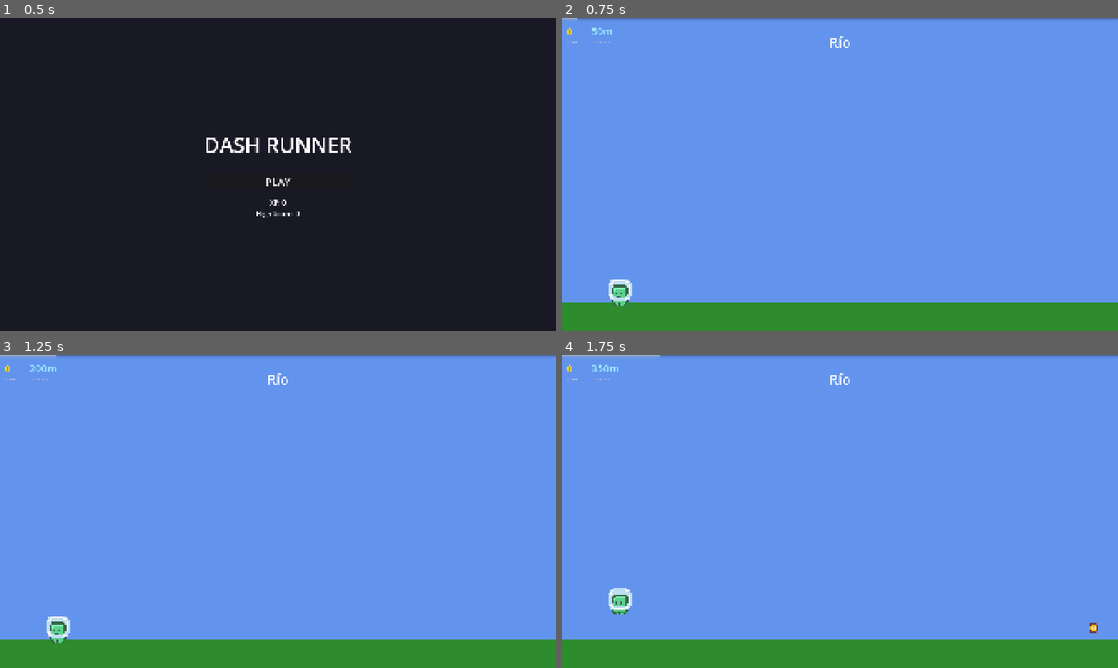
Above: before the commit, frames 1-4 (two rows, left to right).
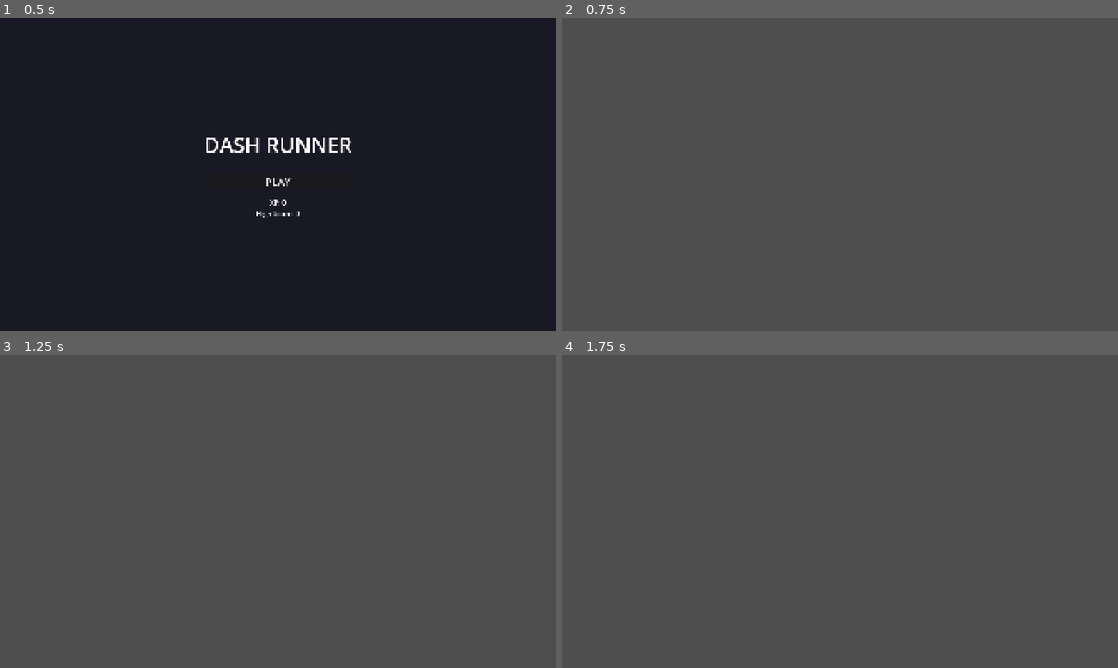
Above: after the commit, the same moments.

Repository: neoasistant-bot/runner-godot
Game: Godot game, scene res://scenes/main_menu.tscn
The game is run twice, just before and just after one commit, with the same random seed, the same clock (stepped at 60 frames per second) and the same inputs.
Inputs (mouse positions are in pixels of both pictures, inside the frame that each line leads up to):
- Up to frame 1 (0.5 s): no input
- Up to frame 2 (0.75 s): click "PLAY" at 0.5 s
- Up to frame 3 (1.25 s): no input
- Up to frame 4 (1.75 s): tap Enter at 1.25 s; move the mouse to (962, 495) at 1.27 s; hold D (move_right) from 1.28 s (still down); click (962, 495) at 1.42 s; tap W (move_up) at 1.52 s

Frame 1 is identical in both runs. In frame 2, 100% of the frame differs, in the area x 0-100%, y 0-100%; in frame 3, 100%; in frame 4, 100%.
Error after the commit: Parse Error: Function "_ready" has the same name as a previously declared function. (res://scripts/projectile.gd:25)

Commit message:
feat(combat): progresión escalonada por fases + power-ups (attack_speed, big_sword, laser)
- GameManager: enum DifficultyPhase (6 fases), señal phase_changed, get_phase()
- EnemySpawner: respeta fases (solo enemigos en Fase 3+, mix progresivo)
- HazardSpawner: solo activo en Fase 2+ (HAZARDS)
- PowerUpManager: autoload, gestiona power-up activo, señales activated/expired
- PowerUp base: Area2D recolectable con animación idle
- PowerUpSpawner: spawn random cada 20-35s en Fase 2+
- CombatController: cooldown reducido con attack_speed
- MeleeAttack: scale x1.8 con big_sword
- Projectile: laser atraviesa hasta 3 enemigos (cyan)
- Level: mensaje visual al cambiar de fase, PowerUpSpawner integrado
- project.godot: PowerUpManager registrado como autoload

Diff:
--- a/project.godot
+++ b/project.godot
@@ -20,6 +20,7 @@
 GameManager="*res://scripts/game_manager.gd"
 SwipeDetector="*res://scripts/swipe_detector.gd"
 TransitionManager="*res://scripts/transition_manager.gd"
+PowerUpManager="*res://scripts/power_up_manager.gd"
 
 [display]
 
--- /dev/null
+++ b/scenes/hazards/lightning.tscn
@@ -0,0 +1,26 @@
+[gd_scene load_steps=4 format=3]
+
+[ext_resource type="Script" path="res://scripts/hazard_lightning.gd" id="1"]
+
+[sub_resource type="RectangleShape2D" id="hitbox_shape"]
+size = Vector2(40, 1080)
+
+[sub_resource type="RectangleShape2D" id="warning_shape"]
+size = Vector2(40, 1080)
+
+[node name="HazardLightning" type="Area2D"]
+collision_layer = 0
+collision_mask = 1
+script = ExtResource("1")
+
+[node name="Sprite" type="ColorRect" parent="."]
+offset_left = -20.0
+offset_top = 0.0
+offset_right = 20.0
+offset_bottom = 1080.0
+color = Color(0.7, 0.85, 1.0, 1.0)
+
+[node name="HitboxShape" type="CollisionShape2D" parent="."]
+shape = SubResource("hitbox_shape")
+position = Vector2(0, 540)
+disabled = true
--- /dev/null
+++ b/scenes/hazards/shockwave.tscn
@@ -0,0 +1,30 @@
+[gd_scene load_steps=3 format=3]
+
+[ext_resource type="Script" path="res://scripts/hazard_shockwave.gd" id="1"]
+
+[sub_resource type="RectangleShape2D" id="hitbox_shape"]
+size = Vector2(80, 60)
+
+[node name="HazardShockwave" type="Area2D"]
+collision_layer = 0
+collision_mask = 1
+script = ExtResource("1")
+
+[node name="Body" type="ColorRect" parent="."]
+visible = false
+offset_left = -40.0
+offset_top = -30.0
+offset_right = 40.0
+offset_bottom = 30.0
+color = Color(1.0, 0.5, 0.1, 0.85)
+
+[node name="WarningLine" type="ColorRect" parent="."]
+offset_left = -40.0
+offset_top = -4.0
+offset_right = 40.0
+offset_bottom = 4.0
+color = Color(1.0, 0.5, 0.1, 0.6)
+
+[node name="HitboxShape" type="CollisionShape2D" parent="."]
+shape = SubResource("hitbox_shape")
+disabled = true
--- a/scenes/level.tscn
+++ b/scenes/level.tscn
@@ -121,3 +121,10 @@
 theme_override_font_sizes/font_size = 48
 text = "Level Name"
 horizontal_alignment = 1
+
+[ext_resource type="Script" path="res://scripts/power_up_spawner.gd" id="14"]
+[ext_resource type="PackedScene" path="res://scenes/powerups/power_up_base.tscn" id="15"]
+
+[node name="PowerUpSpawner" type="Node2D" parent="World"]
+script = ExtResource("14")
+power_up_scene = ExtResource("15")
--- /dev/null
+++ b/scenes/powerups/power_up_base.tscn
@@ -0,0 +1,23 @@
+[gd_scene load_steps=3 format=3]
+
+[ext_resource type="Script" path="res://scripts/power_up.gd" id="1"]
+
+[sub_resource type="CircleShape2D" id="pu_collision"]
+radius = 30.0
+
+[node name="PowerUp" type="Area2D"]
+script = ExtResource("1")
+
+[node name="Label" type="Label" parent="."]
+offset_left = -16.0
+offset_top = -16.0
+offset_right = 16.0
+offset_bottom = 16.0
+text = "⚡"
+horizontal_alignment = HORIZONTAL_ALIGNMENT_CENTER
+vertical_alignment = VERTICAL_ALIGNMENT_CENTER
+
+[node name="CollisionShape2D" type="CollisionShape2D" parent="."]
+shape = SubResource("pu_collision")
+
+[connection signal="body_entered" from="." to="." method="_on_body_entered"]
--- a/scripts/combat_controller.gd
+++ b/scripts/combat_controller.gd
@@ -77,16 +77,16 @@
 func _try_melee_attack() -> void:
 	if _melee_cooldown_timer > 0:
 		return
-
-	_melee_cooldown_timer = MELEE_COOLDOWN
+	var cooldown: float = MELEE_COOLDOWN * (0.5 if PowerUpManager.is_active("attack_speed") else 1.0)
+	_melee_cooldown_timer = cooldown
 	_spawn_melee_attack()
 	melee_attacked.emit()
 
 func _try_ranged_attack() -> void:
 	if _ranged_cooldown_timer > 0:
 		return
-
-	_ranged_cooldown_timer = RANGED_COOLDOWN
+	var cooldown: float = RANGED_COOLDOWN * (0.5 if PowerUpManager.is_active("attack_speed") else 1.0)
+	_ranged_cooldown_timer = cooldown
 	_spawn_projectile()
 	ranged_attacked.emit()
 
--- a/scripts/enemy_spawner.gd
+++ b/scripts/enemy_spawner.gd
@@ -23,6 +23,10 @@
 
 func start() -> void:
 	_running = true
+	GameManager.phase_changed.connect(_on_phase_changed)
+
+func _on_phase_changed(_phase: int) -> void:
+	pass  # spawn logic already checks phase per-spawn
 
 func stop() -> void:
 	_running = false
@@ -44,6 +48,10 @@
 	return max(interval, _min_spawn_interval)
 
 func _spawn_enemy() -> void:
+	# No spawnar enemigos hasta Fase ENEMIES
+	if GameManager.get_phase() < GameManager.DifficultyPhase.ENEMIES:
+		return
+
 	var enemy_scene := _pick_enemy_type()
 	if not enemy_scene:
 		return
@@ -55,33 +63,32 @@
 	add_child(enemy)
 
 func _pick_enemy_type() -> PackedScene:
-	var difficulty := GameManager.get_difficulty_level()
-	var roll := randf()
+	var phase: int = GameManager.get_phase()
+	var roll: float = randf()
 
-	# Higher difficulty = more varied enemies
-	if difficulty < 2:
-		return slime_scene  # Only slimes early
-	elif difficulty < 5:
-		if roll < 0.6:
+	match phase:
+		GameManager.DifficultyPhase.ENEMIES:
 			return slime_scene
-		else:
-			return bat_scene
-	elif difficulty < 10:
-		if roll < 0.4:
+		GameManager.DifficultyPhase.MIX_1:
+			return slime_scene if roll < 0.6 else bat_scene
+		GameManager.DifficultyPhase.MIX_2:
+			if roll < 0.4:
+				return slime_scene
+			elif roll < 0.7:
+				return bat_scene
+			else:
+				return skeleton_scene
+		GameManager.DifficultyPhase.FULL:
+			if roll < 0.3:
+				return slime_scene
+			elif roll < 0.5:
+				return bat_scene
+			elif roll < 0.75:
+				return skeleton_scene
+			else:
+				return ghost_scene
+		_:
 			return slime_scene
-		elif roll < 0.7:
-			return bat_scene
-		else:
-			return skeleton_scene
-	else:
-		if roll < 0.3:
-			return slime_scene
-		elif roll < 0.5:
-			return bat_scene
-		elif roll < 0.75:
-			return skeleton_scene
-		else:
-			return ghost_scene
 
 func _get_spawn_position() -> Vector2:
 	var pos := Vector2.ZERO
--- a/scripts/game_manager.gd
+++ b/scripts/game_manager.gd
@@ -4,8 +4,17 @@
 signal game_over
 signal xp_changed(new_xp: int)
 signal level_completed
+signal phase_changed(new_phase: int)
 
 enum State { MENU, PLAYING, DEAD }
+enum DifficultyPhase {
+	OBSTACLES_ONLY,  # 0   — solo bloques
+	HAZARDS,         # 100 — + rayo/onda de choque
+	ENEMIES,         # 250 — + Slime
+	MIX_1,           # 500 — + Murciélago
+	MIX_2,           # 900 — + Esqueleto
+	FULL             # 1500 — todo + Fantasma
+}
 
 const SAVE_PATH: String = "user://savegame.save"
 const DEATH_PENALTY: float = 0.20
@@ -15,6 +24,9 @@
 var session_xp: int = 0
 var high_score: int = 0
 var levels_completed: int = 0
+var _current_phase: int = DifficultyPhase.OBSTACLES_ONLY
+
+const PHASE_THRESHOLDS: Array[int] = [0, 100, 250, 500, 900, 1500]
 
 func _ready() -> void:
 	load_data()
@@ -40,6 +52,7 @@
 	total_xp += value
 	session_xp += value
 	xp_changed.emit(total_xp)
+	_check_phase_change()
 
 ## Player completed a level (touched teleporter)
 func complete_level(bonus: int) -> void:
@@ -52,6 +65,21 @@
 ## Get current difficulty level (every 100 XP = 1 level)
 func get_difficulty_level() -> int:
 	return total_xp / 100
+
+## Get current difficulty phase based on total XP
+func get_phase() -> int:
+	var phase: int = DifficultyPhase.OBSTACLES_ONLY
+	for i: int in range(PHASE_THRESHOLDS.size()):
+		if total_xp >= PHASE_THRESHOLDS[i]:
+			phase = i
+	return phase
+
+## Check and emit phase_changed if phase advanced
+func _check_phase_change() -> void:
+	var new_phase: int = get_phase()
+	if new_phase != _current_phase:
+		_current_phase = new_phase
+		phase_changed.emit(_current_phase)
 
 ## Calculate level distance based on XP
 func calculate_level_distance(base: float, scale: float) -> float:
--- /dev/null
+++ b/scripts/hazard_lightning.gd
@@ -0,0 +1,73 @@
+extends Area2D
+class_name HazardLightning
+
+## Lightning hazard — esquivable pero no destruible.
+## Warning de 0.8s con parpadeo semitransparente, luego hitbox activa 0.3s.
+
+const WARNING_DURATION: float = 0.8
+const ACTIVE_DURATION: float = 0.3
+const BLINK_SPEED: float = 0.1
+
+enum Phase { WARNING, ACTIVE, DONE }
+
+var _phase: Phase = Phase.WARNING
+var _timer: float = 0.0
+var _blink_timer: float = 0.0
+var _blink_state: bool = true
+
+@onready var sprite: ColorRect = $Sprite
+@onready var hitbox: CollisionShape2D = $HitboxShape
+
+func _ready() -> void:
+	# Empieza en fase warning — sin hitbox, semitransparente parpadeando
+	add_to_group("hazards")
+	hitbox.disabled = true
+	modulate.a = 0.4
+	monitoring = false
+	body_entered.connect(_on_body_entered)
+
+func _process(delta: float) -> void:
+	_timer += delta
+
+	match _phase:
+		Phase.WARNING:
+			# Parpadeo
+			_blink_timer += delta
+			if _blink_timer >= BLINK_SPEED:
+				_blink_timer = 0.0
+				_blink_state = !_blink_state
+				modulate.a = 0.5 if _blink_state else 0.15
+
+			if _timer >= WARNING_DURATION:
+				_activate()
+
+		Phase.ACTIVE:
+			if _timer >= ACTIVE_DURATION:
+				_deactivate()
+
+		Phase.DONE:
+			pass
+
+func _activate() -> void:
+	_phase = Phase.ACTIVE
+	_timer = 0.0
+	modulate.a = 1.0
+	hitbox.disabled = false
+	monitoring = true
+	# Efecto visual: flash brillante
+	sprite.color = Color(0.9, 0.95, 1.0, 1.0)
+
+func _deactivate() -> void:
+	_phase = Phase.DONE
+	hitbox.disabled = true
+	monitoring = false
+	queue_free()
+
+func _on_body_entered(body: Node2D) -> void:
+	if body.is_in_group("player"):
+		if body.has_method("die"):
+			body.die()
+
+# Los hazards NO reciben daño — ignorar cualquier colisión con proyectiles/melee
+func take_damage(_amount: int) -> void:
+	pass
--- /dev/null
+++ b/scripts/hazard_shockwave.gd
@@ -0,0 +1,83 @@
+extends Area2D
+class_name HazardShockwave
+
+## Shockwave hazard — viaja horizontalmente a baja altura.
+## Warning de 0.5s (línea en el suelo), luego la onda se desplaza.
+## Player debe SALTAR para esquivarlo.
+
+const WARNING_DURATION: float = 0.5
+const TRAVEL_SPEED: float = 600.0    # px/s horizontalmente
+const WAVE_LIFETIME: float = 3.0     # se destruye si no sale de pantalla antes
+
+enum Phase { WARNING, TRAVELING, DONE }
+
+var _phase: Phase = Phase.WARNING
+var _timer: float = 0.0
+var _direction: float = -1.0         # -1 = izquierda, +1 = derecha
+var _viewport_width: float = 1920.0
+
+@onready var body_rect: ColorRect = $Body
+@onready var warning_line: ColorRect = $WarningLine
+@onready var hitbox: CollisionShape2D = $HitboxShape
+
+func configure(dir: float, vp_width: float) -> void:
+	_direction = dir
+	_viewport_width = vp_width
+
+func _ready() -> void:
+	add_to_group("hazards")
+	hitbox.disabled = true
+	monitoring = false
+	body_rect.visible = false
+	warning_line.visible = true
+	body_entered.connect(_on_body_entered)
+
+func _process(delta: float) -> void:
+	_timer += delta
+
+	match _phase:
+		Phase.WARNING:
+			# Pulsa la línea de warning
+			var pulse: float = abs(sin(_timer * 10.0))
+			warning_line.modulate.a = 0.4 + 0.6 * pulse
+
+			if _timer >= WARNING_DURATION:
+				_start_travel()
+
+		Phase.TRAVELING:
+			position.x += TRAVEL_SPEED * _direction * delta
+
+			# Destruir cuando sale de pantalla
+			if _direction < 0 and position.x < -200:
+				_finish()
+			elif _direction > 0 and position.x > _viewport_width + 200:
+				_finish()
+
+			if _timer >= WAVE_LIFETIME:
+				_finish()
+
+		Phase.DONE:
+			pass
+
+func _start_travel() -> void:
+	_phase = Phase.TRAVELING
+	_timer = 0.0
+	warning_line.visible = false
+	body_rect.visible = true
+	hitbox.disabled = false
+	monitoring = true
+
+func _finish() -> void:
+	_phase = Phase.DONE
+	hitbox.disabled = true
+	monitoring = false
+	queue_free()
+
+func _on_body_entered(body: Node2D) -> void:
+	if body.is_in_group("player"):
+		if body.has_method("die"):
+			body.die()
+
+# Los hazards NO reciben daño
+func take_damage(_amount: int) -> void:
+	pass
--- /dev/null
+++ b/scripts/hazard_spawner.gd
@@ -0,0 +1,114 @@
+extends Node2D
+class_name HazardSpawner
+
+@export var lightning_scene: PackedScene
+@export var shockwave_scene: PackedScene
+
+var _level_data: LevelData
+var _viewport_size: Vector2
+var _spawn_timer: float = 0.0
+var _initial_delay: float = 5.0    # Esperar un poco antes del primer hazard
+var _running: bool = false
+
+const BASE_INTERVAL_MIN: float = 8.0
+const BASE_INTERVAL_MAX: float = 12.0
+
+var _next_interval: float = 0.0
+
+func configure(data: LevelData) -> void:
+	_level_data = data
+	_viewport_size = get_viewport_rect().size
+	_spawn_timer = -_initial_delay
+	_next_interval = _pick_interval()
+
+func start() -> void:
+	_running = true
+
+func stop() -> void:
+	_running = false
+
+func _process(delta: float) -> void:
+	if not _running or not _level_data:
+		return
+
+	_spawn_timer += delta
+
+	if _spawn_timer >= _next_interval:
+		_spawn_timer = 0.0
+		_next_interval = _pick_interval()
+		_spawn_hazard()
+
+func _pick_interval() -> float:
+	# Con más dificultad, hazards un poco más frecuentes (mínimo 6s)
+	var difficulty: int = GameManager.get_difficulty_level()
+	var reduction: float = minf(difficulty * 0.1, 2.0)
+	return randf_range(
+		max(BASE_INTERVAL_MIN - reduction, 6.0),
+		max(BASE_INTERVAL_MAX - reduction, 8.0)
+	)
+
+func _spawn_hazard() -> void:
+	# Solo activo en Fase HAZARDS o superior
+	if GameManager.get_phase() < GameManager.DifficultyPhase.HAZARDS:
+		return
+
+	var hazard_type: String = _pick_hazard_type()
+
+	match hazard_type:
+		"lightning":
+			_spawn_lightning()
+		"shockwave":
+			_spawn_shockwave()
+
+func _pick_hazard_type() -> String:
+	if not lightning_scene:
+		return "shockwave"
+	if not shockwave_scene:
+		return "lightning"
+	# 50/50 por ahora; se puede ponderar por nivel después
+	return "lightning" if randf() < 0.5 else "shockwave"
+
+func _spawn_lightning() -> void:
+	if not lightning_scene:
+		return
+
+	var hazard: HazardLightning = lightning_scene.instantiate()
+
+	# Posición X aleatoria dentro del viewport, con margen
+	var margin := 150.0
+	var x := randf_range(margin, _viewport_size.x - margin)
+
+	# Y: arriba de la pantalla, cayendo en pantalla completa (ocupa toda la altura)
+	hazard.position = Vector2(x, 0)
+
+	add_child(hazard)
+
+func _spawn_shockwave() -> void:
+	if not shockwave_scene:
+		return
+
+	var hazard: HazardShockwave = shockwave_scene.instantiate()
+
+	# La onda viaja en la dirección del scroll
+	var dir: float
+	var start_x: float
+
+	if _level_data.is_horizontal():
+		# Viene del lado de spawn de enemigos (off-screen)
+		if _level_data.scroll_direction.x < 0:
+			dir = -1.0
+			start_x = _viewport_size.x + 50
+		else:
+			dir = 1.0
+			start_x = -50.0
+	else:
+		# En niveles verticales la onda viaja horizontalmente igual
+		dir = 1.0 if randf() < 0.5 else -1.0
+		start_x = -50.0 if dir > 0 else _viewport_size.x + 50
+
+	# Y baja: justo sobre el suelo
+	var ground_y := _viewport_size.y - 140.0
+
+	hazard.configure(dir, _viewport_size.x)
+	hazard.position = Vector2(start_x, ground_y)
+	add_child(hazard)
--- a/scripts/level.gd
+++ b/scripts/level.gd
@@ -7,6 +7,7 @@
 @onready var obstacle_spawner: Node2D = $World/ObstacleSpawner
 @onready var coin_spawner: Node2D = $World/CoinSpawner
 @onready var enemy_spawner: Node2D = $World/EnemySpawner
+@onready var power_up_spawner: Node2D = $World/PowerUpSpawner
 @onready var player: CharacterBody2D = $Player
 @onready var xp_label: Label = $UI/XPLabel
 @onready var distance_bar: ProgressBar = $UI/DistanceBar
@@ -71,6 +72,7 @@
 	obstacle_spawner.configure(level_data)
 	coin_spawner.configure(level_data)
 	enemy_spawner.configure(level_data)
+	power_up_spawner.configure(level_data)
 
 	# Setup UI
 	distance_bar.max_value = level_distance
@@ -87,12 +89,14 @@
 	world.distance_updated.connect(_on_distance_updated)
 	GameManager.xp_changed.connect(_on_xp_changed)
 	GameManager.game_over.connect(_on_game_over)
+	GameManager.phase_changed.connect(_on_phase_changed)
 
 	# Start
 	world.start()
 	obstacle_spawner.start()
 	coin_spawner.start()
 	enemy_spawner.start()
+	power_up_spawner.start()
 
 	# Fade out level name after 2 seconds
 	var tween := create_tween()
@@ -106,6 +110,7 @@
 		obstacle_spawner.stop()
 		coin_spawner.stop()
 		enemy_spawner.stop()
+		power_up_spawner.stop()
 		get_tree().change_scene_to_file("res://scenes/main_menu.tscn")
 
 func _on_distance_updated(total: float) -> void:
@@ -134,11 +139,28 @@
 	tween.tween_property(high_score_indicator, "scale", Vector2(1.2, 1.2), 0.1)
 	tween.tween_property(high_score_indicator, "scale", Vector2(1.0, 1.0), 0.1)
 
+func _on_phase_changed(phase: int) -> void:
+	var messages: Array[String] = [
+		"",
+		"⚡ ¡Cuidado con los ataques!",
+		"👾 ¡Aparecen enemigos!",
+		"💀 ¡Más peligros!",
+		"🔥 ¡Esto se complica!",
+		"☠️ ¡Modo infernal!"
+	]
+	if phase > 0 and phase < messages.size():
+		level_name_label.text = messages[phase]
+		level_name_label.modulate.a = 1.0
+		var tween := create_tween()
+		tween.tween_interval(2.5)
+		tween.tween_property(level_name_label, "modulate:a", 0.0, 0.5)
+
 func _on_game_over() -> void:
 	world.stop()
 	obstacle_spawner.stop()
 	coin_spawner.stop()
 	enemy_spawner.stop()
+	power_up_spawner.stop()
 
 func _spawn_teleporter() -> void:
 	_teleporter_spawned = true
--- a/scripts/melee_attack.gd
+++ b/scripts/melee_attack.gd
@@ -7,9 +7,11 @@
 var _timer: float = 0.0
 
 func _ready() -> void:
-	# Connect to detect enemies
 	body_entered.connect(_on_body_entered)
 	area_entered.connect(_on_area_entered)
+	# Aplicar big_sword si está activo
+	if PowerUpManager.is_active("big_sword"):
+		scale = Vector2(1.8, 1.8)
 
 func _process(delta: float) -> void:
 	_timer += delta
--- /dev/null
+++ b/scripts/power_up.gd
@@ -0,0 +1,18 @@
+extends Area2D
+class_name PowerUp
+
+@export var power_up_type: String = "attack_speed"
+
+func _ready() -> void:
+	body_entered.connect(_on_body_entered)
+	_animate_idle()
+
+func _animate_idle() -> void:
+	var tween := create_tween().set_loops()
+	tween.tween_property(self, "position:y", position.y - 8.0, 0.6).set_trans(Tween.TRANS_SINE)
+	tween.tween_property(self, "position:y", position.y, 0.6).set_trans(Tween.TRANS_SINE)
+
+func _on_body_entered(body: Node2D) -> void:
+	if body.is_in_group("player"):
+		PowerUpManager.activate(power_up_type)
+		queue_free()
--- /dev/null
+++ b/scripts/power_up_manager.gd
@@ -0,0 +1,44 @@
+extends Node
+
+signal activated(type: String)
+signal expired(type: String)
+
+const DURATIONS: Dictionary = {
+	"attack_speed": 10.0,
+	"big_sword": 8.0,
+	"laser": 12.0,
+}
+
+var _active_type: String = ""
+var _timer: float = 0.0
+
+func _process(delta: float) -> void:
+	if _active_type.is_empty():
+		return
+	_timer -= delta
+	if _timer <= 0.0:
+		_expire()
+
+func activate(type: String) -> void:
+	if not _active_type.is_empty():
+		expired.emit(_active_type)  # reemplaza el anterior
+	_active_type = type
+	_timer = DURATIONS.get(type, 10.0)
+	activated.emit(_active_type)
+
+func is_active(type: String) -> bool:
+	return _active_type == type
+
+func get_active_type() -> String:
+	return _active_type
+
+func get_remaining_ratio() -> float:
+	if _active_type.is_empty():
+		return 0.0
+	return _timer / DURATIONS.get(_active_type, 10.0)
+
+func _expire() -> void:
+	var old: String = _active_type
+	_active_type = ""
+	_timer = 0.0
+	expired.emit(old)
--- /dev/null
+++ b/scripts/power_up_spawner.gd
@@ -0,0 +1,70 @@
+extends Node2D
+class_name PowerUpSpawner
+
+@export var power_up_scene: PackedScene
+
+var _level_data: LevelData
+var _viewport_size: Vector2
+var _spawn_timer: float = 0.0
+var _next_interval: float = 0.0
+var _running: bool = false
+var _active_powerup: Node = null
+
+const INTERVAL_MIN: float = 20.0
+const INTERVAL_MAX: float = 35.0
+const TYPES: Array[String] = ["attack_speed", "big_sword", "laser"]
+const TYPE_LABELS: Dictionary = {
+	"attack_speed": "⚡",
+	"big_sword": "⚔️",
+	"laser": "🔵",
+}
+
+func configure(data: LevelData) -> void:
+	_level_data = data
+	_viewport_size = get_viewport_rect().size
+	_next_interval = randf_range(INTERVAL_MIN, INTERVAL_MAX)
+
+func start() -> void:
+	_running = true
+
+func stop() -> void:
+	_running = false
+
+func _process(delta: float) -> void:
+	if not _running or not _level_data:
+		return
+	# Solo activo en Fase 2+ (HAZARDS)
+	if GameManager.get_phase() < GameManager.DifficultyPhase.HAZARDS:
+		return
+	# Solo 1 power-up en pantalla a la vez
+	if is_instance_valid(_active_powerup):
+		return
+
+	_spawn_timer += delta
+	if _spawn_timer >= _next_interval:
+		_spawn_timer = 0.0
+		_next_interval = randf_range(INTERVAL_MIN, INTERVAL_MAX)
+		_spawn_power_up()
+
+func _spawn_power_up() -> void:
+	if not power_up_scene:
+		return
+
+	var pu: PowerUp = power_up_scene.instantiate()
+	var type: String = TYPES[randi() % TYPES.size()]
+	pu.power_up_type = type
+
+	# Etiqueta visual según tipo
+	var label: Label = pu.get_node_or_null("Label")
+	if label:
+		label.text = TYPE_LABELS.get(type, "★")
+
+	# Posición random con margen
+	var margin: float = 150.0
+	pu.position = Vector2(
+		randf_range(margin, _viewport_size.x - margin),
+		randf_range(margin, _viewport_size.y - margin)
+	)
+
+	add_child(pu)
+	_active_powerup = pu
--- a/scripts/projectile.gd
+++ b/scripts/projectile.gd
@@ -20,12 +20,18 @@
 	if position.y < -50 or position.y > viewport_size.y + 50:
 		queue_free()
 
+var _hits_remaining: int = 1
+
+func _ready() -> void:
+	area_entered.connect(_on_area_entered)
+	# Laser: atraviesa hasta 3 enemigos
+	if PowerUpManager.is_active("laser"):
+		_hits_remaining = 3
+		modulate = Color(0.2, 1.0, 1.0)  # cyan
+
 func _on_area_entered(area: Area2D) -> void:
 	if area.is_in_group("enemies") and area.has_method("take_damage"):
-		area.take_damage(DAMAGE, false)  # false = ranged
-		_play_hit_effect()
-		queue_free()
-
-func _play_hit_effect() -> void:
-	# Could spawn a hit particle here
-	pass
+		area.take_damage(DAMAGE, false)
+		_hits_remaining -= 1
+		if _hits_remaining <= 0:
+			queue_free()
